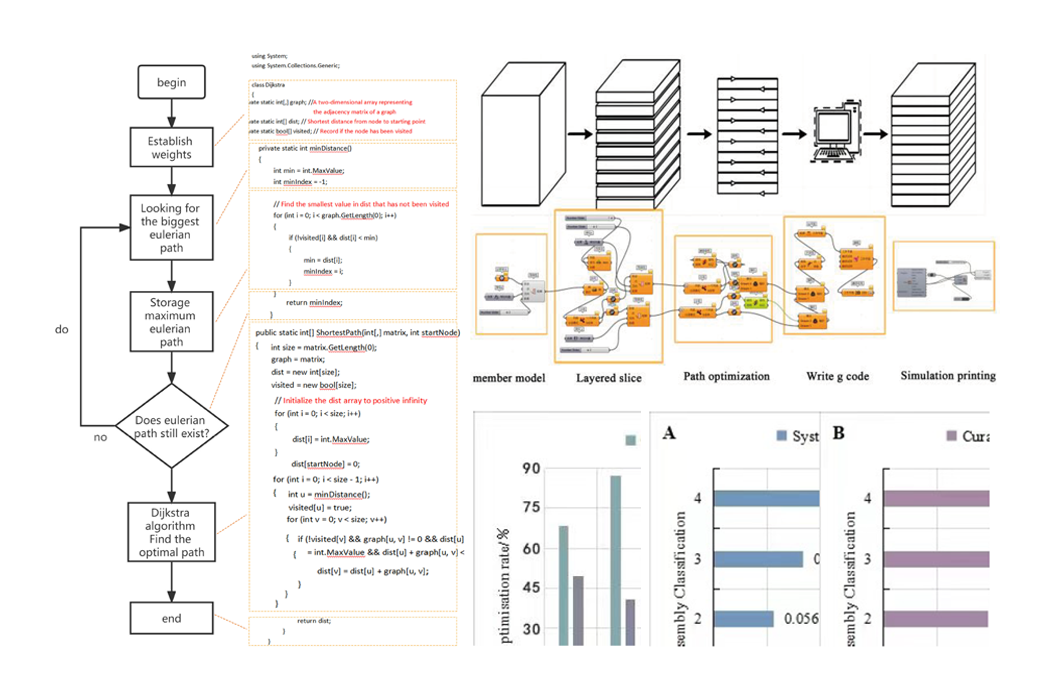
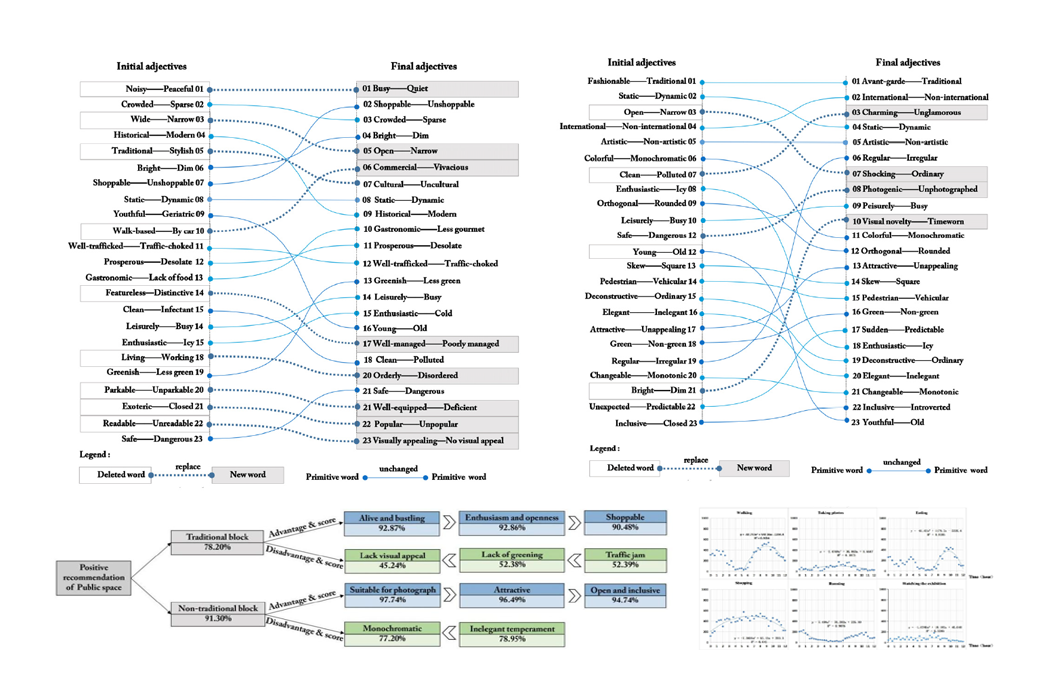
The second (1050, 700) image is a revision of the first. Changes to its layers:
removed layer "图层 4" over 641, 407, 994, 648
painted on "图层 3" over 469, 405, 994, 650
painted on "图层 2" over 54, 53, 1000, 650
painted on "图层 1" over 54, 53, 1000, 650
